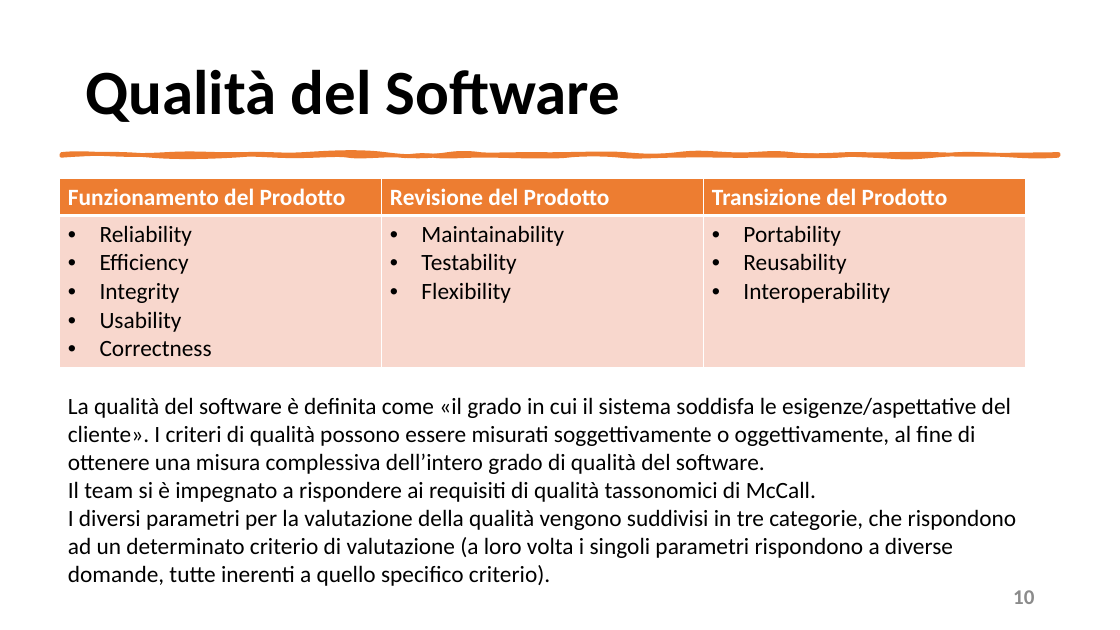
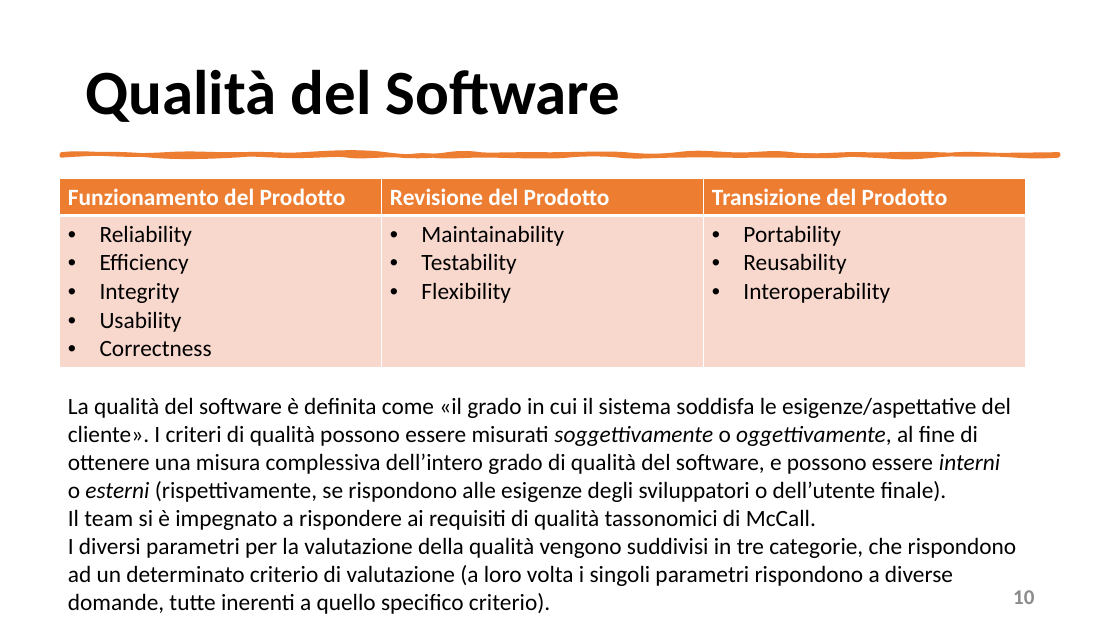
Before and after one commit to mangilimatteo/Progetto_Ingegneria_Software_Cattaneo_Mangili_Saini, a slide deck: slide 10 of Presentazione/Presentazione_Progetto.pptx. Drawn at 1120x630 pixels with LibreOffice and Linux fonts; fonts in the diff are those of the drawing. Boxes give left, top, right and bottom in pixels: in the first picture for what was removed or moved away, otherwise in the second. Text is boxed around its words. In the diff, an @@ line names an element or a change of style, - is before the commit and + after.

```diff
--- a/Presentazione/Presentazione_Progetto.pptx
+++ b/Presentazione/Presentazione_Progetto.pptx
@@ text at [68, 397, 1011, 502]: text changed @@
-La qualità del software è definita come «il grado in cui il sistema soddisfa le esigenze/aspettative del cliente». I criteri di qualità possono essere misurati soggettivamente o oggettivamente, al fine di ottenere una misura complessiva dell’intero grado di qualità del software.
+La qualità del software è definita come «il grado in cui il sistema soddisfa le esigenze/aspettative del cliente». I criteri di qualità possono essere misurati soggettivamente o oggettivamente, al fine di ottenere una misura complessiva dell’intero grado di qualità del software, e possono essere interni o esterni (rispettivamente, se rispondono alle esigenze degli sviluppatori o dell’utente finale).
```
Also in this commit, not shown: 7 other slides changed.
